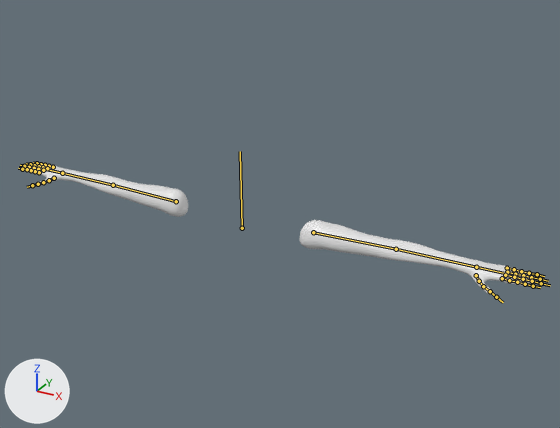
An edit to the FBX model Progetto_SVG/Assets/Assets/Models/PlayerArms.fbx, drawn before and after from the same camera.
One viewpoint serves both versions: a 50 mm lens placed at (3.06, -4.92, 2.66), pointed at (0.33, 0.04, 0.18). The lights are fixed; the arrows at lower left show +X, +Y and +Z. The bones that bend it are drawn over the model as lines.
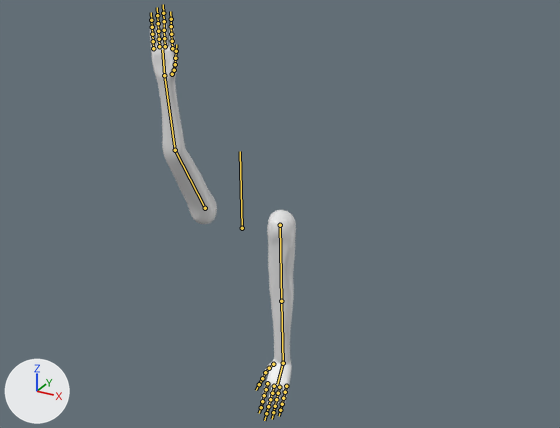
The newer file adds an action. The first version stands in its rest pose; the second is drawn at frame 24 of the action 'Armature|Jump'.

Where the change shows, as pixel boxes (x1, y1, x2, y2) in the pictures (560 x 428 px):
'Plane', posed (71% narrower, 196% taller)
    before: (26, 163, 535, 294)
    after: (150, 19, 296, 409)
bone 'Bicep.L', root to tip
    before: (313, 232) to (396, 249)
    after: (280, 225) to (281, 301)
bone 'Arm.L', root to tip
    before: (396, 249) to (476, 267)
    after: (281, 301) to (283, 363)
bone 'Hand.L', root to tip
    before: (476, 267) to (503, 273)
    after: (283, 363) to (277, 384)
bone 'Bicep.R', root to tip
    before: (176, 201) to (113, 185)
    after: (205, 208) to (175, 150)
bone 'Arm.R', root to tip
    before: (113, 185) to (62, 173)
    after: (175, 150) to (164, 75)
bone 'Hand.R', root to tip
    before: (62, 173) to (47, 169)
    after: (164, 75) to (162, 49)

What the commit changed:
Bone 'Bicep.L' (bone_bicep_l) moves from (0.0, 0.0, 0.0) to (-0.02, -0.6, 0.0).
Bone 'Bicep.L' (bone_bicep_l) turns from (0, 0, 0) to (6, 81, -84) degrees about its own x, y and z.
Bone 'Arm.L' (bone_arm_l) turns from (0, 0, 0) to (0, 1, 2) degrees about its own x, y and z.
Bone 'Hand.L' (bone_hand_l) turns from (0, 0, 0) to (-1, -1, 50) degrees about its own x, y and z.
Bone 'Bicep.R' (bone_bicep_r) moves from (0.0, 0.0, 0.0) to (0.02, -0.6, 0.0).
Bone 'Bicep.R' (bone_bicep_r) turns from (0, 0, 0) to (89, 62, 4) degrees about its own x, y and z.
Bone 'Arm.R' (bone_arm_r) turns from (0, 0, 0) to (2, 0, -24) degrees about its own x, y and z.
Bone 'Hand.R' (bone_hand_r) turns from (0, 0, 0) to (-1, 0, -9) degrees about its own x, y and z.
